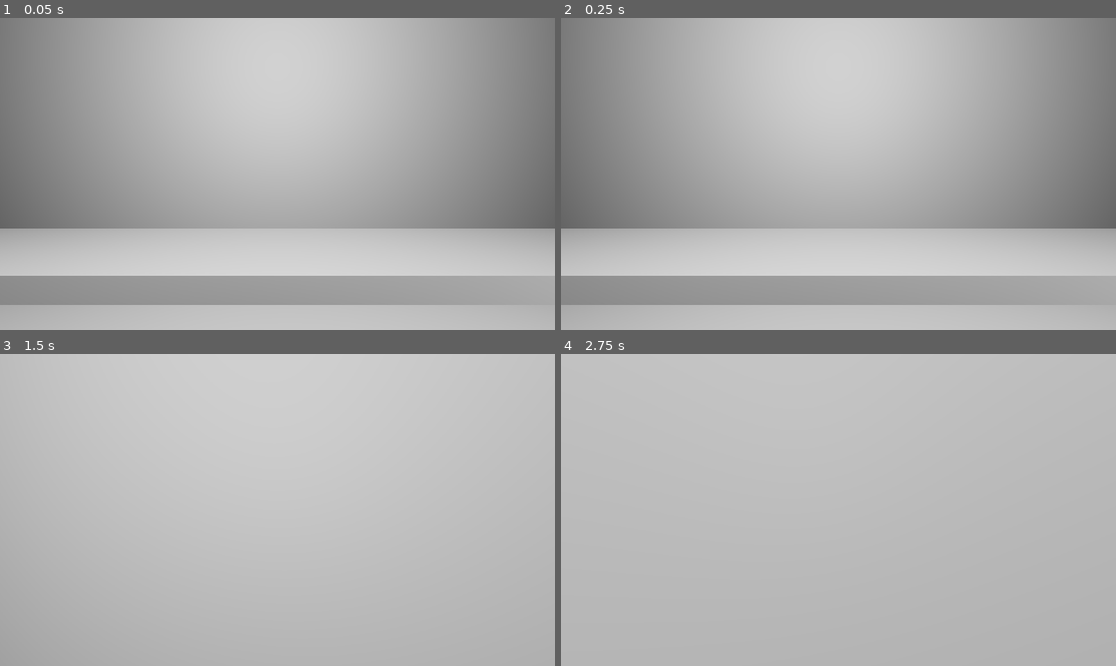
Above: before the commit, frames 1-4 (two rows, left to right).
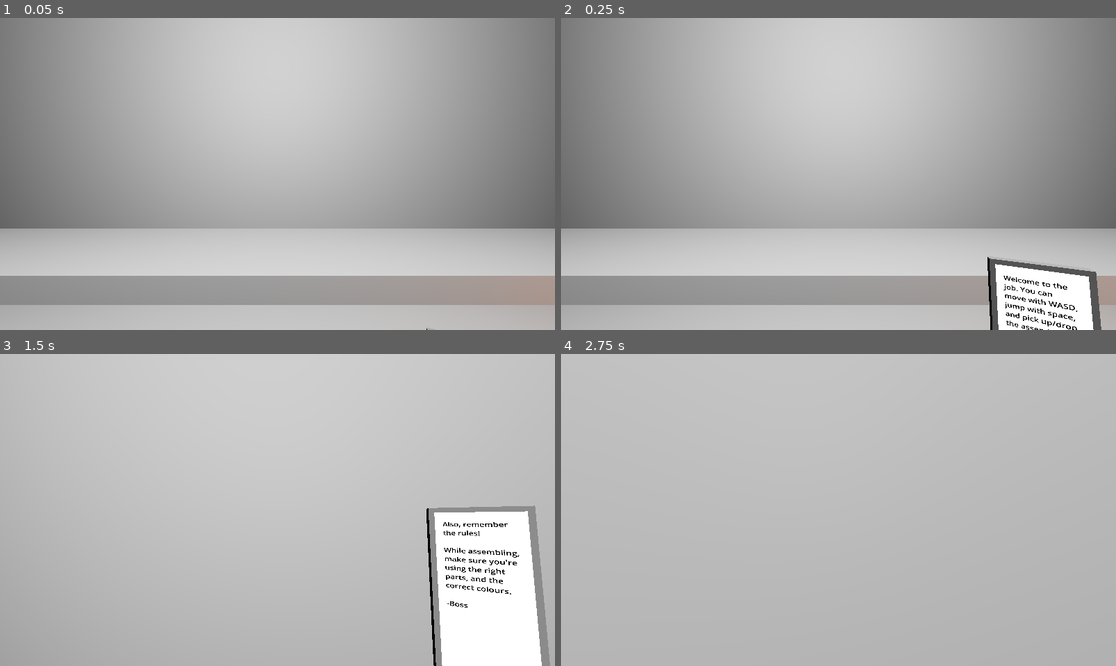
Above: after the commit, the same moments.

Repository: GriffinBaxter/The-Assembly-Line
Game: Godot game, scene res://Scenes/main.tscn
The game is run twice, just before and just after one commit, with the same random seed, the same clock (stepped at 60 frames per second) and the same inputs.
Inputs (mouse positions are in pixels of both pictures, inside the frame that each line leads up to):
- Up to frame 1 (0.05 s): no input
- Up to frame 2 (0.25 s): no input
- Up to frame 3 (1.5 s): tap Enter (accept, bound only after the commit) at 0.5 s; move the mouse to (305, 510) at 0.52 s; hold Enter (accept, bound only after the commit) 0.53-1.28 s; hold W (forward) from 0.53 s (still down); tap Space (jump) at 0.77, 0.8, 1.07, 1.35 s; move the mouse to (249, 510) at 1.27 s
- Up to frame 4 (2.75 s): keep holding W (forward); tap Space (jump) at 1.52, 1.82, 2.3 s; tap Enter (accept, bound only after the commit) at 1.55 s; move the mouse to (849, 503) at 2.02 s; tap E (interact) at 2.1 s

The runs differ from the first frame. In frame 1, 0.3% of the frame differs, in the area x 76-100%, y 82-100%; in frame 2, 4.4%; in frame 3, 10%, in the area x 76-100%, y 48-100%; in frame 4, nothing differs.

Commit message:
Add phone with rules at start of the game

Diff:
--- /dev/null
+++ b/Materials/white_unshaded.tres
@@ -0,0 +1,4 @@
+[gd_resource type="StandardMaterial3D" format=3 uid="uid://deibprid7jxd6"]
+
+[resource]
+shading_mode = 0
--- a/Scenes/Parts/candle.tscn
+++ b/Scenes/Parts/candle.tscn
@@ -43,3 +43,4 @@
 draw_pass_1 = SubResource("QuadMesh_1xx68")
 
 [node name="OmniLight3D" type="OmniLight3D" parent="Flame"]
+light_color = Color(1, 0.624029, 0.37874, 1)
--- a/Scenes/main.tscn
+++ b/Scenes/main.tscn
@@ -11,6 +11,7 @@
 [ext_resource type="PackedScene" uid="uid://dqekf5eh5c8wy" path="res://Scenes/Assemblies/lamp.tscn" id="5_3u0nk"]
 [ext_resource type="PackedScene" uid="uid://ol3p2teki25i" path="res://Scenes/Assemblies/laptop.tscn" id="6_7sdf2"]
 [ext_resource type="PackedScene" uid="uid://i5ulvyt227ub" path="res://Scenes/Parts/leg_blue.tscn" id="7_gq6vx"]
+[ext_resource type="PackedScene" uid="uid://c30l1ontd1xyp" path="res://Scenes/phone.tscn" id="8_cessd"]
 [ext_resource type="PackedScene" uid="uid://kb0qnmyplc3n" path="res://Scenes/Parts/candle.tscn" id="10_x1d7j"]
 [ext_resource type="PackedScene" uid="uid://dftiob5rum22g" path="res://Scenes/Parts/light_bulb.tscn" id="11_83r84"]
 [ext_resource type="PackedScene" uid="uid://beroll16q6dja" path="res://Scenes/Parts/laptop_screen.tscn" id="13_114ty"]
@@ -40,6 +41,9 @@
 transform = Transform3D(1, 0, 0, 0, 1, 0, 0, 0, 1, 0, 0.75, 0)
 
 [node name="Camera3D" type="Camera3D" parent="Player/Head"]
+
+[node name="Phone" parent="Player/Head/Camera3D" instance=ExtResource("8_cessd")]
+transform = Transform3D(0.906479, -0.42198, -0.0151344, 0.0225576, 0.084186, -0.996195, 0.421648, 0.902688, 0.0858317, 0.2, -0.073, -0.2)
 
 [node name="Room" type="CSGBox3D" parent="."]
 transform = Transform3D(1, 0, 0, 0, 1, 0, 0, 0, 1, 0, 4.5, 0)
--- /dev/null
+++ b/Scenes/phone.tscn
@@ -0,0 +1,28 @@
+[gd_scene load_steps=4 format=3 uid="uid://c30l1ontd1xyp"]
+
+[ext_resource type="Material" uid="uid://bofurn8ghchvx" path="res://Materials/grey.tres" id="1_qaduy"]
+[ext_resource type="Script" path="res://Scripts/phone.gd" id="2_emdye"]
+[ext_resource type="Material" uid="uid://deibprid7jxd6" path="res://Materials/white_unshaded.tres" id="3_exb37"]
+
+[node name="Phone" type="CSGBox3D"]
+transform = Transform3D(1, 0, 0, 0, 1, 0, 0, 0, 1, 0, 0.005, 0)
+size = Vector3(0.08, 0.01, 0.165)
+material = ExtResource("1_qaduy")
+script = ExtResource("2_emdye")
+
+[node name="Screen" type="CSGBox3D" parent="."]
+transform = Transform3D(1, 0, 0, 0, 1, 0, 0, 0, 1, 0, 0.005, 0)
+size = Vector3(0.07, 0.001, 0.155)
+material = ExtResource("3_exb37")
+
+[node name="PhoneText" type="Label3D" parent="Screen"]
+transform = Transform3D(1, 0, 0, 0, -4.37114e-08, 1, 0, -1, -4.37114e-08, -0.0287083, 0.001, -0.0697681)
+pixel_size = 0.0001
+modulate = Color(0, 0, 0, 1)
+text = "Lorem ipsum dolor sit amet, consectetur adipiscing elit, sed do eiusmod tempor incididunt ut labore et dolore magna aliqua. Ut enim ad minim veniam, quis nostrud exercitation ullamco laboris nisi ut aliquip ex ea commodo consequat."
+font_size = 64
+outline_size = 0
+horizontal_alignment = 0
+vertical_alignment = 0
+autowrap_mode = 3
+width = 575.0
--- a/Scripts/main.gd
+++ b/Scripts/main.gd
@@ -4,19 +4,53 @@
 
 var assembly: CSGPrimitive3D
 var rng = RandomNumberGenerator.new()
+var actions := [action_1, action_2]
+var current_action := -1
+
+@onready var phone: CSGBox3D = $Player/Head/Camera3D/Phone
 
 
 func _ready() -> void:
+	phone.phone_hidden.connect(_on_phone_hidden)
+	phone.show_phone(
+		(
+			"Welcome to the job. You can move with WASD, jump with space, and pick up/drop the "
+			+ "assembly parts on the pedestals beside you.\n\n-Boss"
+			+ '\n\n(P.S. Press "Enter" to close this message)'
+		)
+	)
+
+
+func _on_phone_hidden() -> void:
+	current_action += 1
+	if current_action < actions.size():
+		actions[current_action].call()
+
+
+func assembly_line_loop() -> void:
+	var assembly_index = rng.randi_range(0, assemblies.size() - 1)
+	assembly = assemblies[assembly_index].instantiate()
+	get_tree().get_root().add_child.call_deferred(assembly)
+	await assembly.ready
+
+	assembly.position += Vector3(-10, 1.9, -2.5)
+	get_tree().create_tween().tween_property(
+		assembly, "position", Vector3(10, assembly.position.y, -2.5), 15
+	)
+	await get_tree().create_timer(15).timeout
+
+	get_tree().get_root().remove_child(assembly)
+
+
+func action_1() -> void:
+	phone.show_phone(
+		(
+			"Also, remember the rules!\n\nWhile assembling, "
+			+ "make sure you're using the right parts, and the correct colours.\n\n-Boss"
+		)
+	)
+
+
+func action_2() -> void:
 	while true:
-		var assembly_index = rng.randi_range(0, assemblies.size() - 1)
-		assembly = assemblies[assembly_index].instantiate()
-		get_tree().get_root().add_child.call_deferred(assembly)
-		await assembly.ready
-
-		assembly.position += Vector3(-10, 1.9, -2.5)
-		get_tree().create_tween().tween_property(
-			assembly, "position", Vector3(10, assembly.position.y, -2.5), 15
-		)
-		await get_tree().create_timer(15).timeout
-
-		get_tree().get_root().remove_child(assembly)
+		await assembly_line_loop()
--- /dev/null
+++ b/Scripts/phone.gd
@@ -0,0 +1,37 @@
+extends CSGBox3D
+
+signal phone_hidden
+
+var phone_visible := false
+var phone_moving := false
+
+@onready var phone_text: Label3D = $Screen/PhoneText
+
+
+func _ready() -> void:
+	position -= Vector3(0, .2, 0)
+
+
+func _input(event: InputEvent) -> void:
+	if event.is_action_pressed("accept") and phone_visible and !phone_moving:
+		hide_phone()
+
+
+func show_phone(text: String) -> void:
+	phone_text.text = text
+	phone_moving = true
+	get_tree().create_tween().tween_property(self, "position", position + Vector3(0, .2, 0), .5)
+	await get_tree().create_timer(.5).timeout
+
+	phone_moving = false
+	phone_visible = true
+
+
+func hide_phone():
+	phone_moving = true
+	get_tree().create_tween().tween_property(self, "position", position + Vector3(0, -.2, 0), .5)
+	await get_tree().create_timer(.5).timeout
+
+	phone_moving = true
+	phone_visible = false
+	phone_hidden.emit()
--- a/Scripts/player.gd
+++ b/Scripts/player.gd
@@ -39,7 +39,8 @@
 
 	if held_part != null:
 		if (
-			held_part.global_position.distance_to(main.assembly.global_position) < 1
+			main.assembly != null
+			and held_part.global_position.distance_to(main.assembly.global_position) < 1
 			and !main.assembly.assembled
 			and main.assembly.get_missing_part_file_paths().has(held_part.scene_file_path)
 		):
--- a/project.godot
+++ b/project.godot
@@ -61,6 +61,12 @@
 "events": [Object(InputEventKey,"resource_local_to_scene":false,"resource_name":"","device":-1,"window_id":0,"alt_press …(195 unchanged characters)…
 ]
 }
+accept={
+"deadzone": 0.5,
+"events": [Object(InputEventKey,"resource_local_to_scene":false,"resource_name":"","device":-1,"window_id":0,"alt_pressed":false,"shift_pressed":false,"ctrl_pressed":false,"meta_pressed":false,"pressed":false,"keycode":0,"physical_keycode":4194309,"key_label":0,"unicode":0,"location":0,"echo":false,"script":null)
+, Object(InputEventKey,"resource_local_to_scene":false,"resource_name":"","device":-1,"window_id":0,"alt_pressed":false,"shift_pressed":false,"ctrl_pressed":false,"meta_pressed":false,"pressed":false,"keycode":0,"physical_keycode":4194310,"key_label":0,"unicode":0,"location":0,"echo":false,"script":null)
+]
+}
 
 [rendering]
 
Not shown: 1 places in Scenes/main.tscn that only renumber resources
